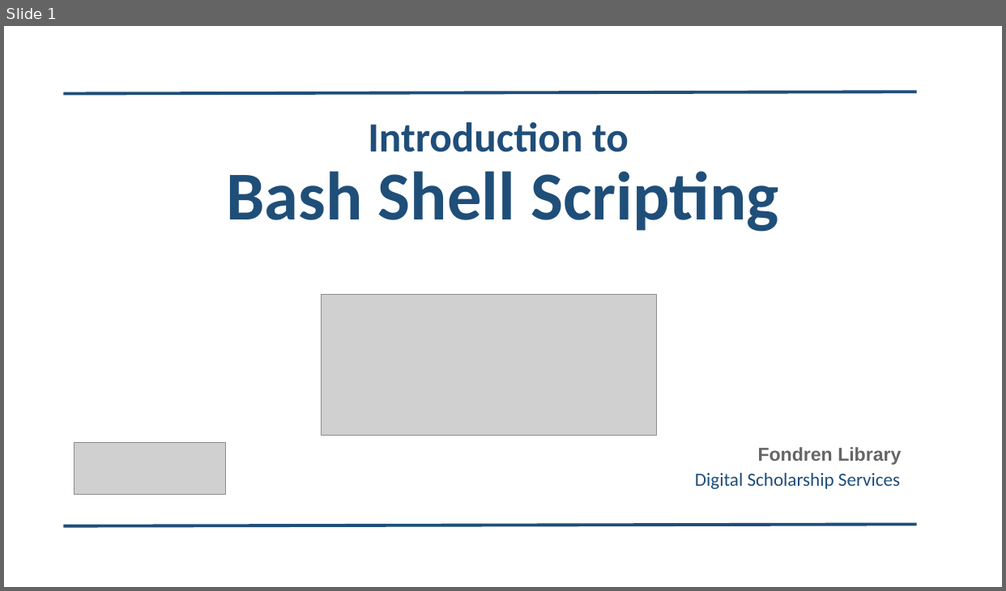
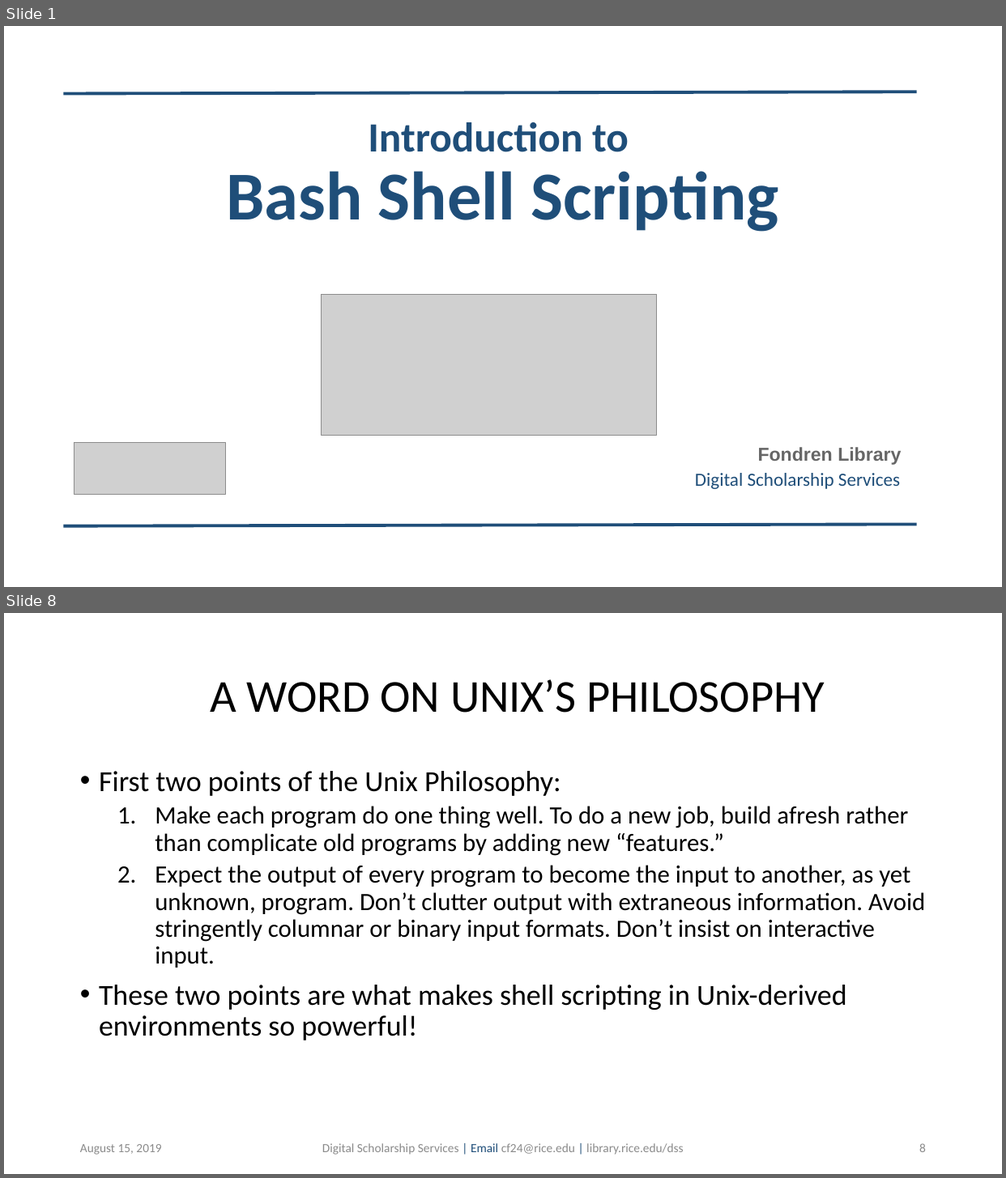
Before and after one commit to bakitybacon/rice-data-and-donuts, a slide deck: bash/Introduction to Bash.pptx. Shown one above the other, each under a label of ours: slide 1 before the commit, slides 1 and 8 after it; the slides between them are not shown. The pictures are 1006x591 and 1006x1178 pixels, drawn with LibreOffice and Linux fonts; fonts in the diff are those of the drawing; grey boxes stand for pictures; background and template pictures are left out. Boxes give left, top, right and bottom in pixels: in the first picture for what was removed or moved away, otherwise in the second. Text is boxed around its words. In the diff, an @@ line names an element or a change of style, - is before the commit and + after.

Commit message:
reorganize and add more on philosophy

```diff
--- a/bash/Introduction to Bash.pptx
+++ b/bash/Introduction to Bash.pptx
@@ slide 8 added at (x1=4, y1=613, x2=1002, y2=1174), background #FFFFFF @@
@@ title added at (x1=210, y1=679, x2=825, y2=713), 44 pt, text #000000 @@
+A WORD ON UNIX’S PHILOSOPHY
@@ text added at (x1=99, y1=771, x2=925, y2=1041), 24 pt, text #000000 @@
+• First two points of the Unix Philosophy:
+  1. Make each program do one thing well. To do a new job, build afresh rather than complicate old programs by adding new “features.”
+  2. Expect the output of every program to become the input to another, as yet unknown, program. Don’t clutter output with extraneous information. Avoid stringently columnar or binary input formats. Don’t insist on interactive input.
+• These two points are what makes shell scripting in Unix-derived environments so powerful!
@@ text added at (x1=80, y1=1144, x2=161, y2=1155), 12 pt, text #8C8C8C @@
+August 15, 2019
@@ text added at (x1=322, y1=1144, x2=683, y2=1155), 12 pt, text #8C8C8C @@
+Digital Scholarship Services | Email cf24@rice.edu | library.rice.edu/dss
@@ page number added at (x1=919, y1=1144, x2=926, y2=1152), 12 pt, text #8C8C8C @@
+8
```
Also in this commit, not shown: 1 slide changed, 41 other slides added.
